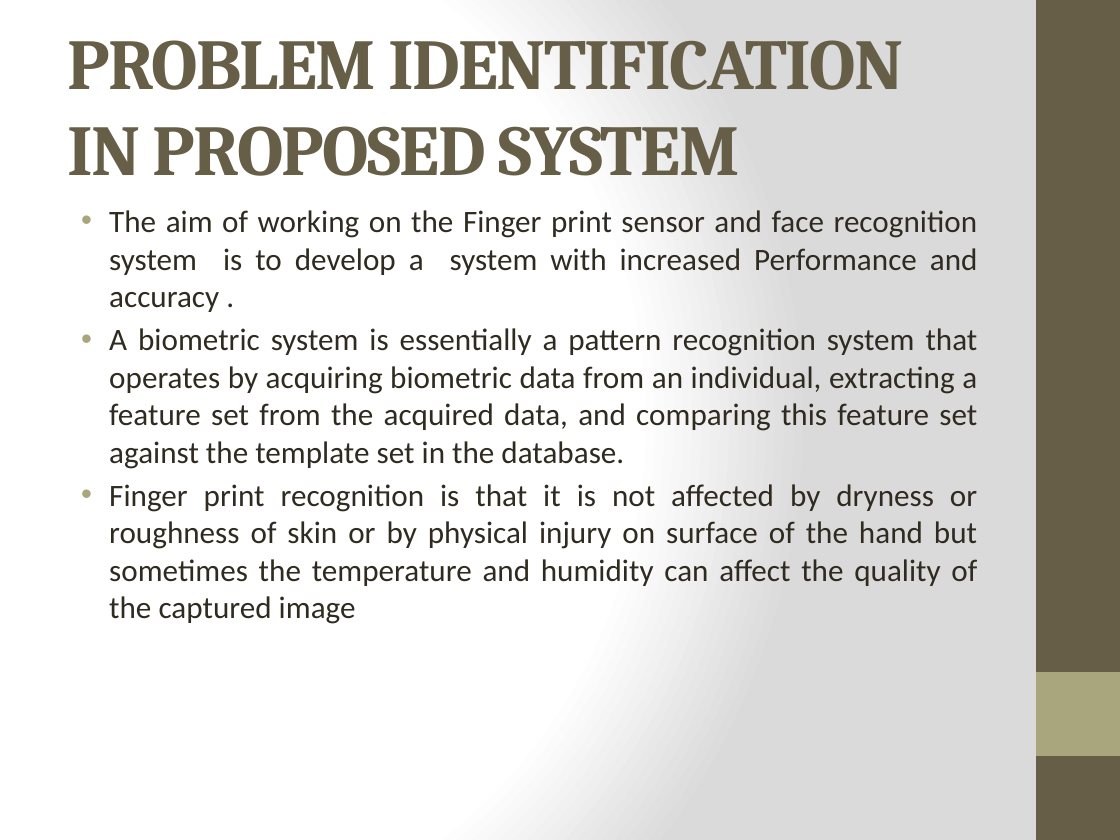
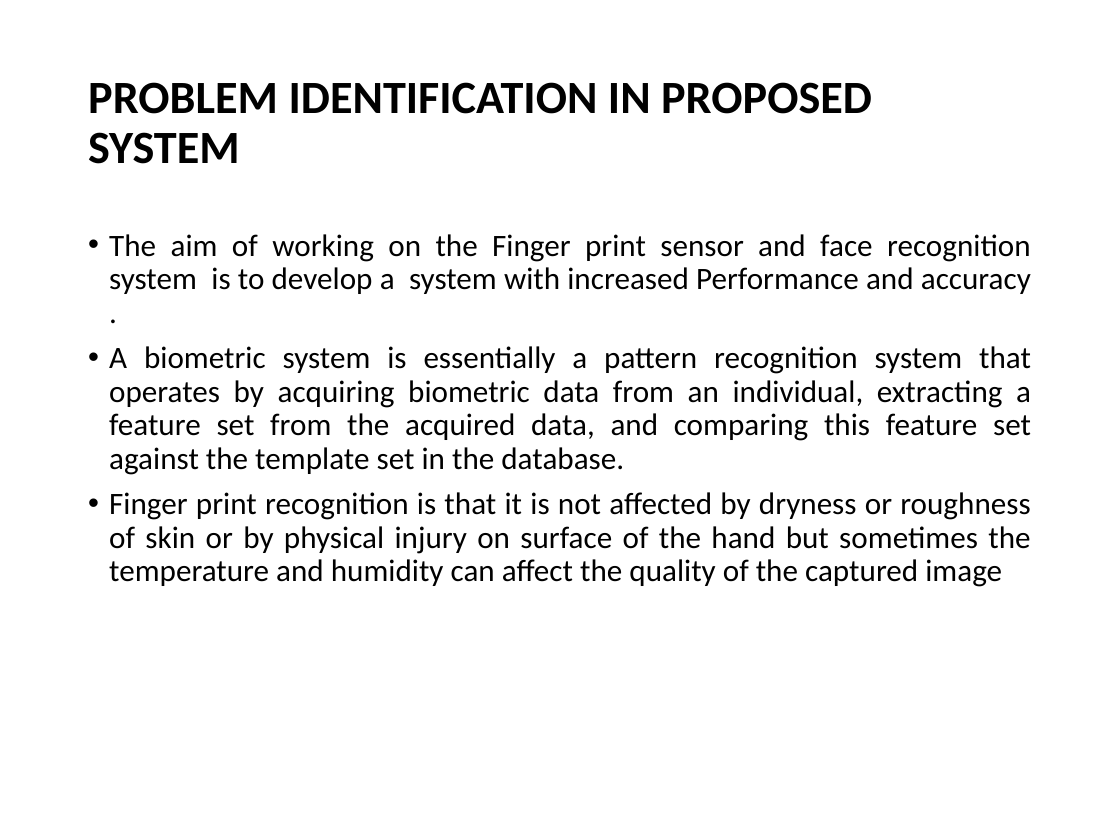
Before and after one commit to Humanpredator/Dream-Epic, a slide deck: slide 5 of Project Center/PPT/PPT.pptx. Drawn at 1120x840 pixels with LibreOffice and Linux fonts; fonts in the diff are those of the drawing. Boxes give left, top, right and bottom in pixels: in the first picture for what was removed or moved away, otherwise in the second. Text is boxed around its words. In the diff, an @@ line names an element or a change of style, - is before the commit and + after.

```diff
--- a/Project Center/PPT/PPT.pptx
+++ b/Project Center/PPT/PPT.pptx
@@ background gradient #FFFFFF to #DADADA to #FFFFFF @@
@@ rectangle removed at (1036, 0, 1120, 840) @@
@@ title "PROBLEM IDENTIFICATION IN PROPOSED SYSTEM": place and size @@
-title "PROBLEM IDENTIFICATION IN PROPOSED SYSTEM" at (67, 40, 904, 176)
+title "PROBLEM IDENTIFICATION IN PROPOSED SYSTEM" at (88, 82, 872, 164)
@@ title "PROBLEM IDENTIFICATION IN PROPOSED SYSTEM" at (88, 82, 872, 164): size 46 to 29.7 pt, font Cambria to Calibri, text colour #675E47 to #000000, letter spacing -1 to 0 pt; line spacing 1 to 0.9 @@
@@ text "The aim of working on ...": place and size @@
-text "The aim of working on ..." at (109, 210, 978, 624)
+text "The aim of working on ..." at (109, 234, 1031, 587)
@@ text "The aim of working on ..." at (109, 234, 1031, 587): text colour #2F2B20 to #000000; indent changed; line spacing 1 to 0.9; more space between paragraphs @@
@@ rectangle removed at (1036, 672, 1120, 756) @@
```
Also in this commit, not shown: 15 other slides changed, 1 slide added, 1 slide removed, 3 other files.
